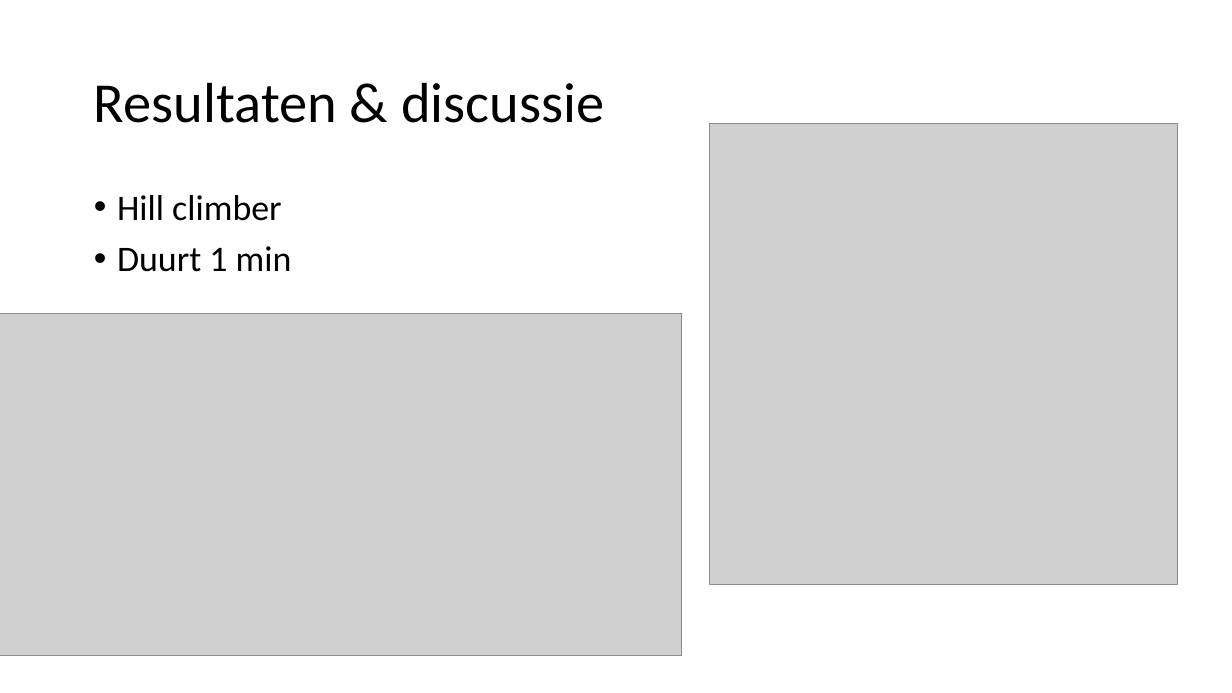
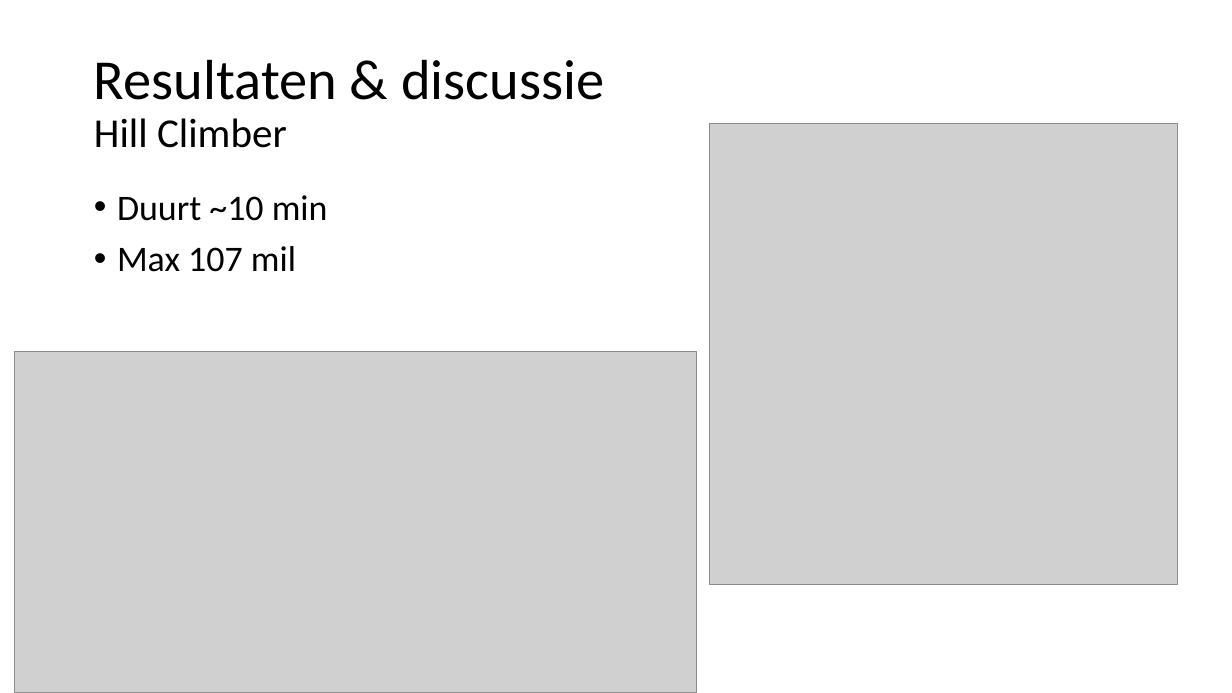
Before and after one commit to TammeThijs/Heuristics, a slide deck: slide 12 of Presentation2.pptx (slide 13 before the commit). Drawn at 1232x693 pixels with LibreOffice and Linux fonts; fonts in the diff are those of the drawing; grey boxes stand for pictures; background and template pictures are left out. Boxes give left, top, right and bottom in pixels: in the first picture for what was removed or moved away, otherwise in the second. Text is boxed around its words. In the diff, an @@ line names an element or a change of style, - is before the commit and + after.

```diff
--- a/Presentation2.pptx
+++ b/Presentation2.pptx
@@ title at [94, 59, 604, 148]: text changed @@
-Resultaten & discussie
+Resultaten & discussie
+Hill Climber
@@ text at [117, 195, 328, 272]: text changed @@
-• Hill climber
-• Duurt 1 min
+• Duurt ~10 min
+• Max 107 mil
@@ picture: place and size @@
-picture at [0, 314, 681, 656]
+picture at [15, 351, 696, 693]
```
Also in this commit, not shown: 8 other slides changed, 4 slides added, 2 slides removed, 1 other file.
